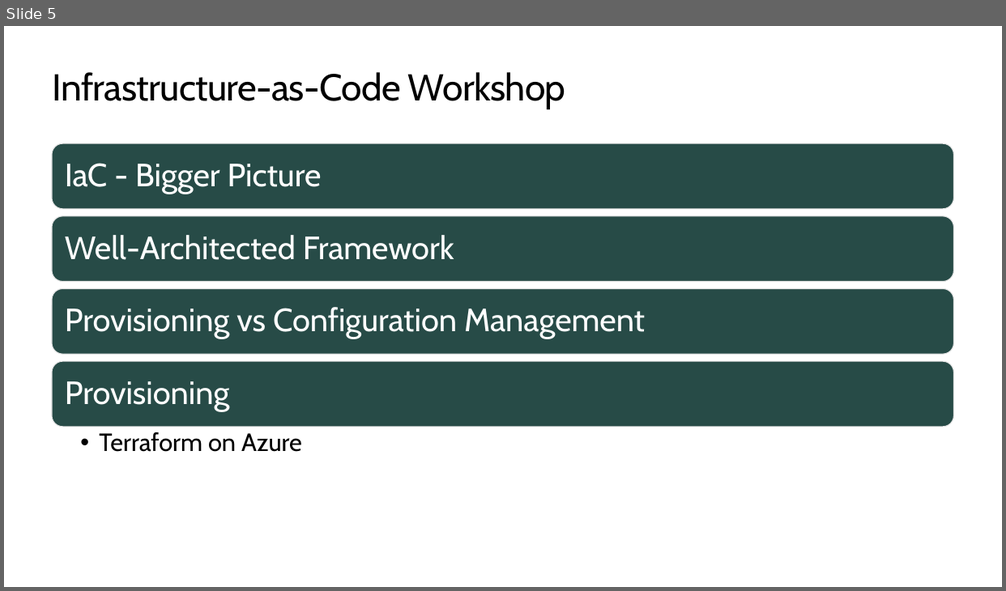
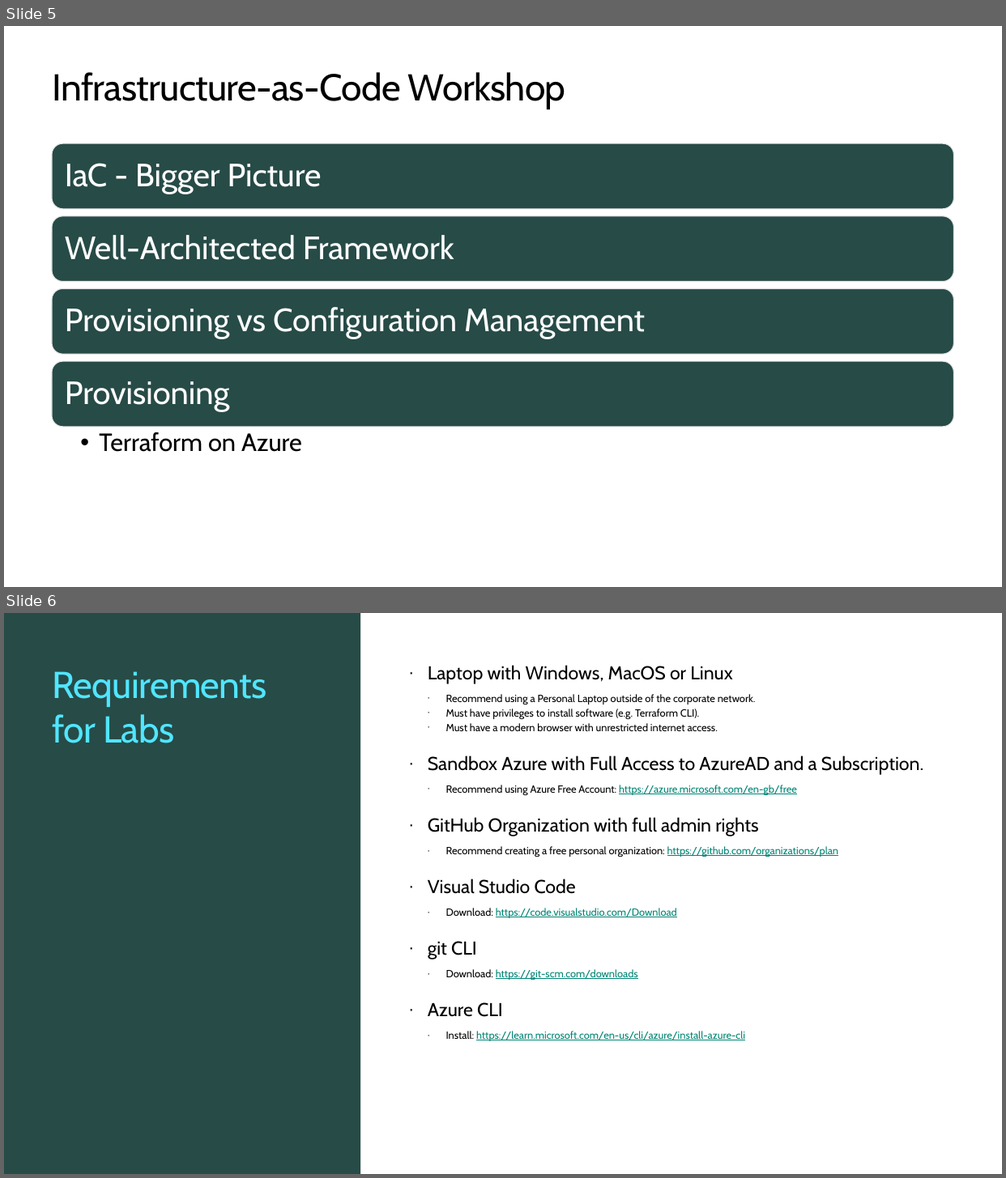
Before and after one commit to TIS-Cloud-Team/TF_Community_workshop, a slide deck: PPTs/00_Workshop_Introduction.pptx. Shown one above the other, each under a label of ours: slide 5 before the commit, slides 5 and 6 after it. The pictures are 1006x591 and 1006x1178 pixels, drawn with LibreOffice and Linux fonts; fonts in the diff are those of the drawing; background and template pictures are left out. Boxes give left, top, right and bottom in pixels: in the first picture for what was removed or moved away, otherwise in the second. Text is boxed around its words. In the diff, an @@ line names an element or a change of style, - is before the commit and + after.

```diff
--- a/PPTs/00_Workshop_Introduction.pptx
+++ b/PPTs/00_Workshop_Introduction.pptx
@@ slide 6 added at <box>4,613,1002,1174</box>, background #FFFFFF @@
@@ rectangle added at <box>4,613,360,1174</box>, fill #274B47 @@
@@ title added at <box>52,671,266,743</box>, 36 pt, text #50E6FF @@
+Requirements for Labs
@@ text added at <box>428,665,923,1041</box>, 10 pt, text #000000 @@
+· Laptop with Windows, MacOS or Linux
+  · Recommend using a Personal Laptop outside of the corporate network.
+  · Must have privileges to install software (e.g. Terraform CLI).
+  · Must have a modern browser with unrestricted internet access.
+· Sandbox Azure with Full Access to AzureAD and a Subscription.
+  · Recommend using Azure Free Account: https://azure.microsoft.com/en-gb/free
+· GitHub Organization with full admin rights
+  · Recommend creating a free personal organization: https://github.com/organizations/plan
+· Visual Studio Code
+  · Download: https://code.visualstudio.com/Download
+· git CLI
+  · Download: https://git-scm.com/downloads
+· Azure CLI
+  · Install: https://learn.microsoft.com/en-us/cli/azure/install-azure-cli
```
Also in this commit, not shown: 2 slides changed, 1 other slide added, 45 other files.
